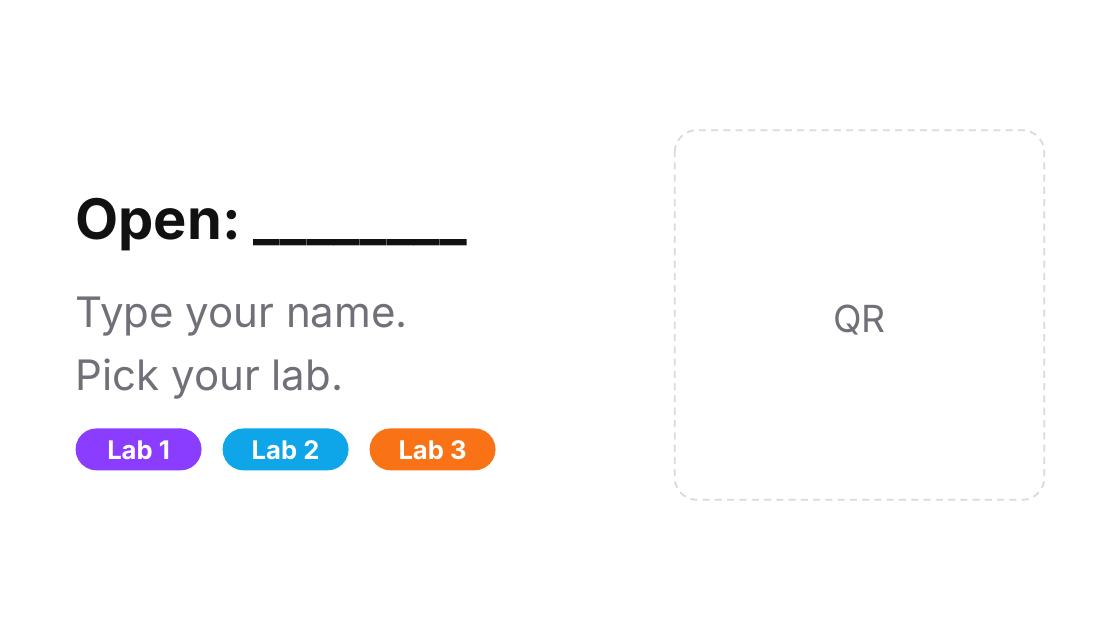
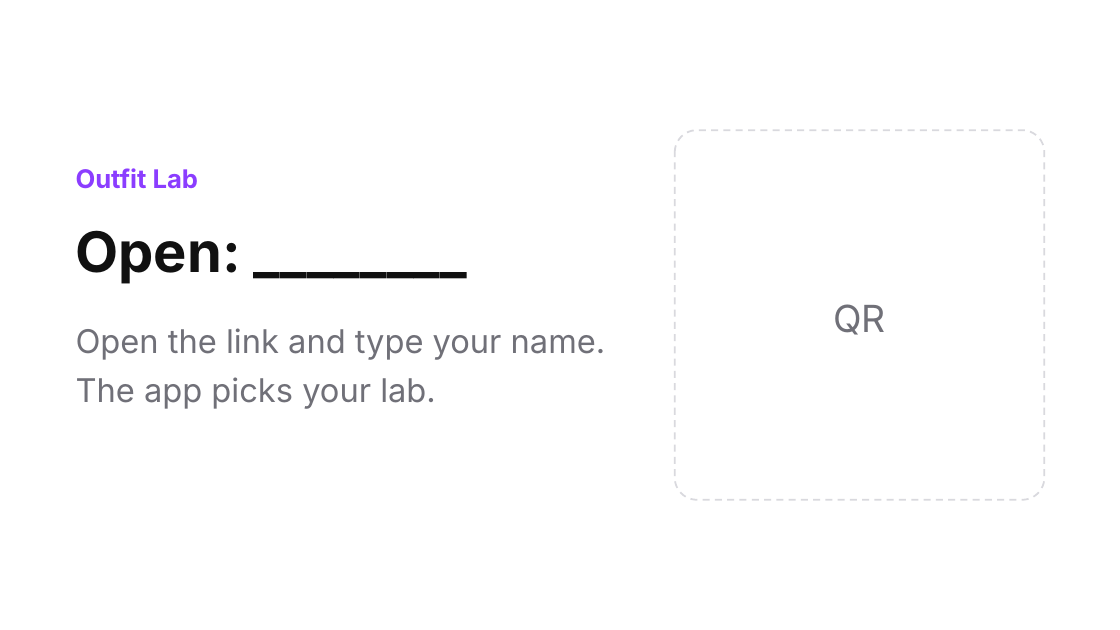
Before and after one commit to shubham3-ucb/cs294-pl, a slide deck: slide 2 of slides/tuesday_app.pptx. Drawn at 1120x630 pixels with LibreOffice and Linux fonts; fonts in the diff are those of the drawing. Boxes give left, top, right and bottom in pixels: in the first picture for what was removed or moved away, otherwise in the second. Text is boxed around its words. In the diff, an @@ line names an element or a change of style, - is before the commit and + after.

```diff
--- a/slides/tuesday_app.pptx
+++ b/slides/tuesday_app.pptx
@@ text added at box(76, 168, 199, 189), 22 pt, text #8B3DFF, bold @@
+Outfit Lab
@@ text "Open: ________": place and size @@
-text "Open: ________" at box(76, 197, 241, 251)
+text "Open: ________" at box(76, 230, 241, 284)
@@ text at box(76, 328, 606, 409): text changed; size 36 to 28 pt @@
-Type your name.
-Pick your lab.
+Open the link and type your name.
+The app picks your lab.
@@ rounded rectangle removed at box(76, 429, 202, 471) @@
-Lab 1
@@ rounded rectangle removed at box(223, 429, 349, 471) @@
-Lab 2
@@ rounded rectangle removed at box(370, 429, 496, 471) @@
-Lab 3
```
Also in this commit, not shown: 2 other slides changed, 7 slides added, 7 slides removed, 50 other files.
